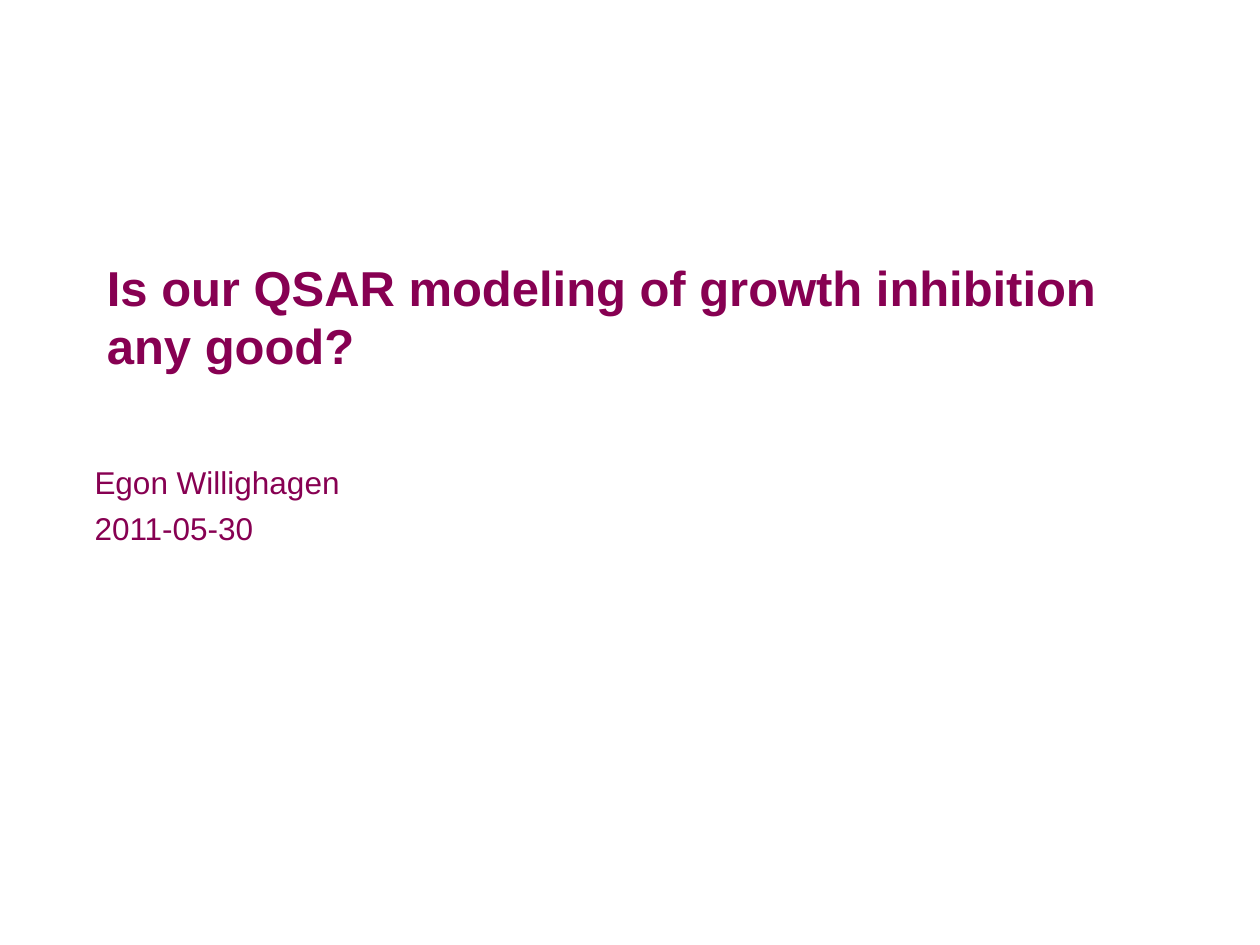
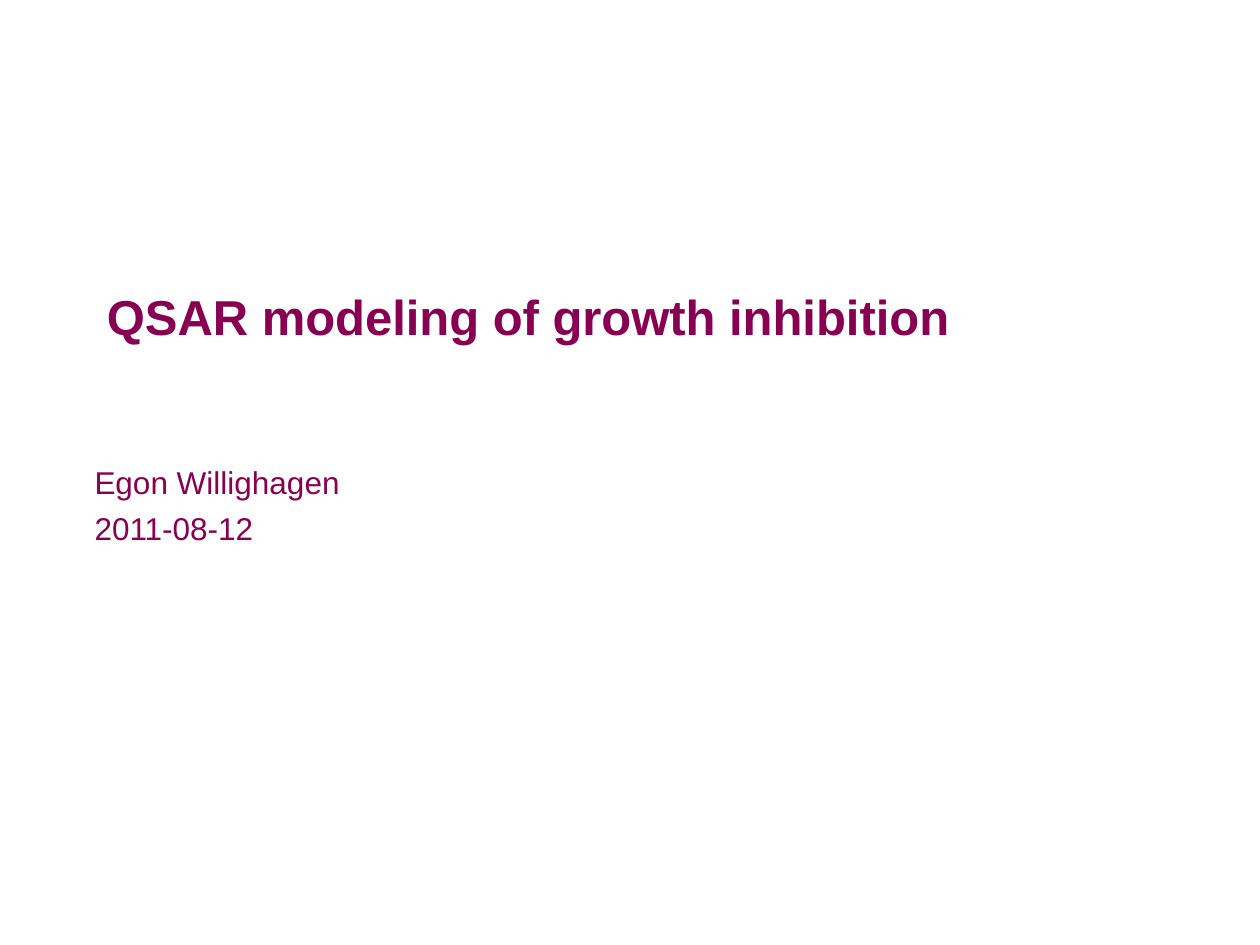
Before and after one commit to egonw/models, a slide deck: slide 1 of projects/cmap/report/forRoland.odp. Drawn at 1260x945 pixels with LibreOffice and Linux fonts; fonts in the diff are those of the drawing; background and template pictures are left out. Boxes give left, top, right and bottom in pixels: in the first picture for what was removed or moved away, otherwise in the second. Text is boxed around its words. In the diff, an @@ line names an element or a change of style, - is before the commit and + after.

```diff
--- a/projects/cmap/report/forRoland.odp
+++ b/projects/cmap/report/forRoland.odp
@@ title at box(107, 299, 949, 345): text changed @@
-Is our QSAR modeling of growth inhibition any good?
+QSAR modeling of growth inhibition
@@ subtitle at box(94, 518, 253, 541): text changed @@
-2011-05-30
+2011-08-12
```
Also in this commit, not shown: 3 other slides changed, 4 slides added, 5 slides removed, 1 other file.
